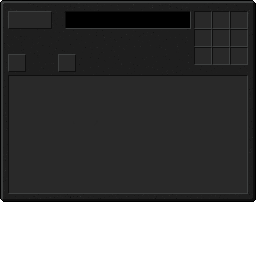
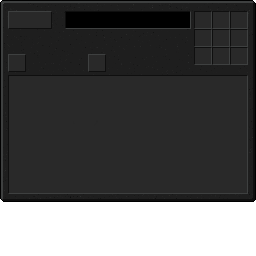
Comparing the layer stacks of the two 256×256 images. Changes:
painted on "Background" over [58, 54, 106, 72]
